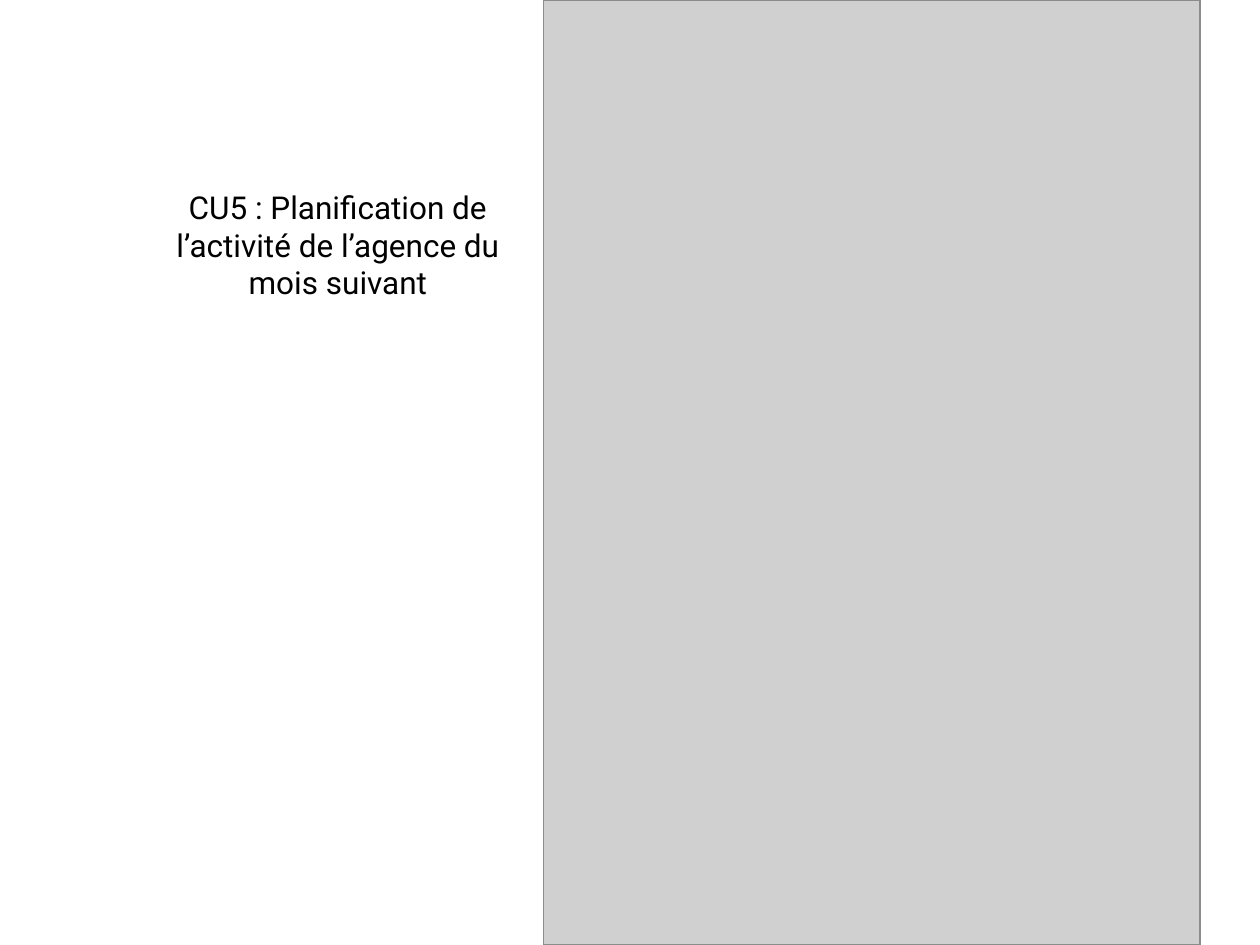
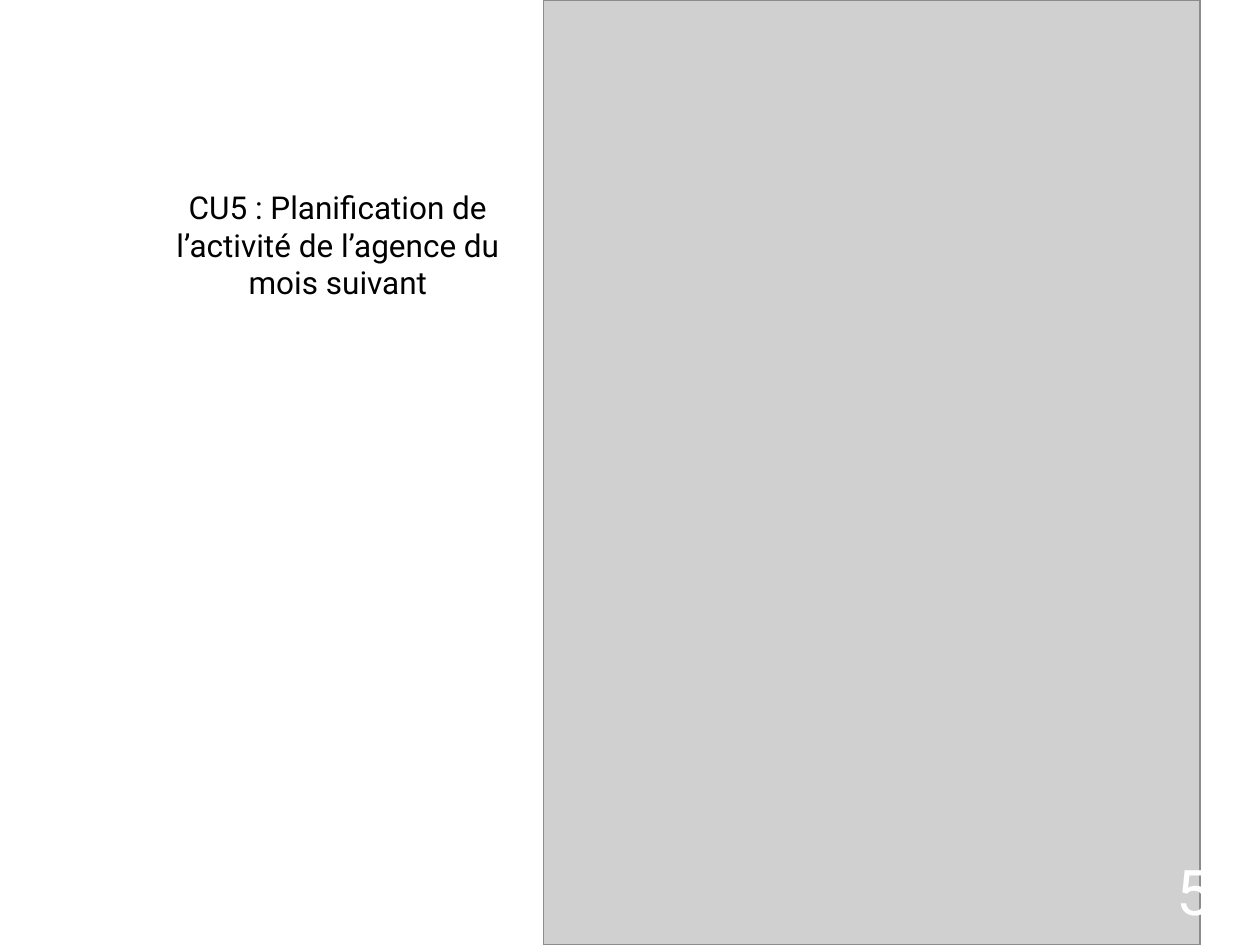
Before and after one commit to hexanome/soa, a slide deck: slide 5 of presentationSISOA.pptx. Drawn at 1260x945 pixels with LibreOffice and Linux fonts; fonts in the diff are those of the drawing; grey boxes stand for pictures; background and template pictures are left out. Boxes give left, top, right and bottom in pixels: in the first picture for what was removed or moved away, otherwise in the second. Text is boxed around its words. In the diff, an @@ line names an element or a change of style, - is before the commit and + after.

```diff
--- a/presentationSISOA.pptx
+++ b/presentationSISOA.pptx
@@ page number added at bbox=[1177, 857, 1212, 930], 36 pt, text #FFFFFF @@
+5
```
Also in this commit, not shown: 10 other slides changed, 1 slide added.
